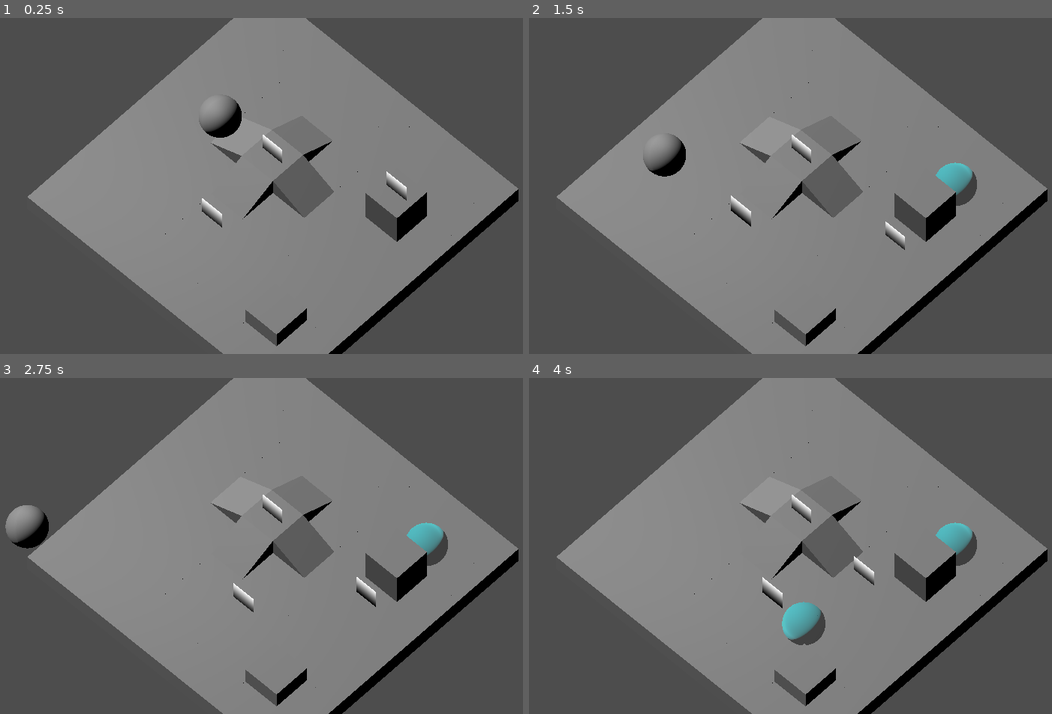
Above: before the commit, frames 1-4 (two rows, left to right).
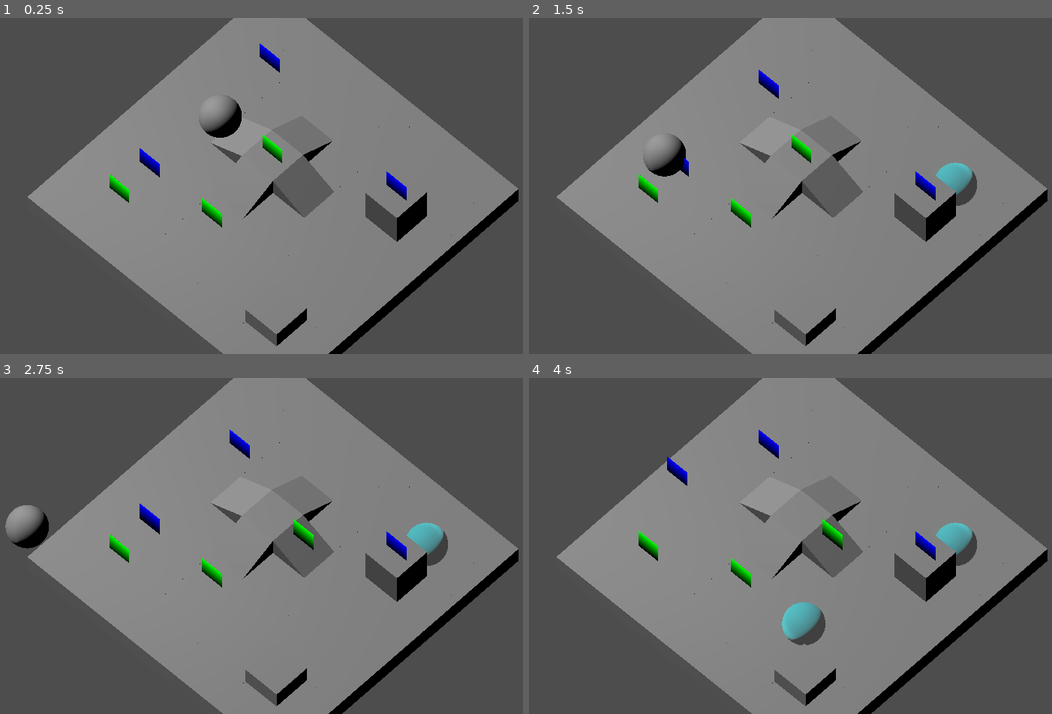
Above: after the commit, the same moments.

Repository: silverhammermba/ggj2025
Game: Godot game, scene res://game.tscn
Two runs of this game, one before a commit and one after it. Both use one fixed random seed, a clock stepped at 60 frames per second and the inputs below.
Inputs (mouse positions are in pixels of both pictures, inside the frame that each line leads up to):
- Up to frame 1 (0.25 s): no input
- Up to frame 2 (1.5 s): tap Enter (end_turn, bound only after the commit) at 0.5 s; move the mouse to (963, 169) at 0.52 s; hold D (move_right) 0.53-1.28 s; tap Right (next char) at 0.6 s; click (963, 169) at 0.67 s; tap Left (prev char) at 0.8, 1.35 s; move the mouse to (706, 202) at 1.27 s; hold S (move_down) from 1.28 s (still down)
- Up to frame 3 (2.75 s): tap Enter (end_turn, bound only after the commit) at 1.55, 2.1 s; move the mouse to (360, 472) at 2.02 s; release S (move_down) at 2.03 s; hold D (move_right) from 2.03 s (still down); tap Right (next char) at 2.3 s
- Up to frame 4 (4 s): move the mouse to (800, 613) at 2.77 s; release D (move_right) at 2.78 s; hold W (move_up) 2.78-3.53 s; tap Right (next char) at 2.85 s; click (800, 613) at 2.92 s; tap Left (prev char) at 3.05, 3.6 s; move the mouse to (1010, 596) at 3.52 s; hold A (move_left) from 3.53 s (still down); tap Enter (end_turn, bound only after the commit) at 3.8 s

The runs differ from the first frame. In frame 1, 0.9% of the frame differs, in the area x 20-78%, y 7-63%; in frame 2, 1.0%; in frame 3, 1.3%; in frame 4, 1.4%, in the area x 20-78%, y 15-69%.

Commit message:
add teams and turns

Diff:
--- a/bubble.gd
+++ b/bubble.gd
@@ -5,9 +5,6 @@
 func set_spawn(pos: Vector3i, grid: Map) -> void:
 	gridPos = pos
 	global_position = grid.map_to_global(gridPos)
-
-
-
 
 func _on_area_3d_body_entered(body: Node3D) -> void:
 	#if(body is Character):
--- a/character.gd
+++ b/character.gd
@@ -1,8 +1,22 @@
 class_name Character extends Node3D
 
 @onready var animation: AnimationPlayer = $CharacterBody3D/AnimationPlayer
+@onready var sprite: Sprite3D = $CharacterBody3D/Sprite3D
 var gridPos: Vector3i = Vector3.ZERO
-var bubbleVictim = false;
+var bubbleVictim = false
+
+@export var team := 0
+@export var max_actions := 1
+@export var max_moves := 3
+var actions := 0
+var moves := 0
+
+func _ready() -> void:
+	match team:
+		0:
+			sprite.modulate = Color.GREEN
+		1:
+			sprite.modulate = Color.BLUE
 
 func deselect() -> void:
 	animation.stop()
@@ -10,7 +24,25 @@
 func select() -> void:
 	animation.play("bob")
 
+func new_turn(currentTeam: int) -> void:
+	if team != currentTeam:
+		actions = 0
+		moves = 0
+		return
+	actions = max_actions
+	moves = max_moves
+
+func has_actions(currentTeam: int) -> bool:
+	if team != currentTeam:
+		return false
+	return actions > 0 or moves > 0
+
 func move(moveCoords: Vector3i, grid: Map) -> void:
+	if moves <= 0:
+		return
+
+	moves -= 1
+
 	var obstacle := grid.get_cell_item(moveCoords)
 
 	match obstacle:
--- a/game.gd
+++ b/game.gd
@@ -12,6 +12,7 @@
 var newRayCast := false
 var rayOrigin := Vector3.ZERO
 var rayEnd := Vector3.ZERO
+var currentTeam := 0
 
 # Called when the node enters the scene tree for the first time.
 func _ready() -> void:
@@ -20,25 +21,48 @@
 	for node in chars:
 		var ch: Character = node
 		characters.append(ch)
+		# give each character a free "move" to snap to the grid
+		ch.moves = 1
 		ch.move(gridMap.global_to_map(ch.position), gridMap)
+		ch.new_turn(currentTeam)
 
 # Called every frame. 'delta' is the elapsed time since the previous frame.
 func _process(_delta: float) -> void:
 	var prev_selection := selection
 
-	if Input.is_action_just_pressed("next char"):
-		selection += 1
-		if characters.size() > 0:
-			selection = selection % characters.size()
-		else:
-			selection = -1
+	var has_actions := false
+	for ch in characters:
+		if ch.has_actions(currentTeam):
+			has_actions = true
+			break
+	if !has_actions or Input.is_action_just_pressed("end_turn"):
+		new_turn()
+		# check again if new team has actions
+		has_actions = false
+		for ch in characters:
+			if ch.has_actions(currentTeam):
+				has_actions = true
+				break
+
+	if !has_actions:
+		# TODO: game over? this side has no playable characters
+		return
+
 	if Input.is_action_just_pressed("prev char"):
-		if selection >= 0:
-			selection -= 1
-			if selection < 0:
+		while true:
+			if selection >= 0:
+				selection -= 1
+				if selection < 0:
+					selection = characters.size() - 1
+			else:
 				selection = characters.size() - 1
-		else:
-			selection = characters.size() - 1
+			if characters[selection].has_actions(currentTeam):
+				break
+	elif Input.is_action_just_pressed("next char") or (selection >= 0 and characters[selection].team != currentTeam):
+		while true:
+			selection = (selection + 1) % characters.size()
+			if characters[selection].has_actions(currentTeam):
+				break
 
 	if selection != prev_selection:
 		if prev_selection >= 0:
@@ -80,8 +104,14 @@
 			# can't spawn a bubble directly on someone
 			return
 	var bubble: Bubble = bubbleScene.instantiate()
+	bubbles.append(bubble)
 	add_child(bubble)
 	bubble.set_spawn(pos, gridMap)
+
+func new_turn() -> void:
+	currentTeam = 1 - currentTeam
+	for ch in characters:
+		ch.new_turn(currentTeam)
 
 func _input(event: InputEvent) -> void:
 	var click := event as InputEventMouseButton
--- a/game.tscn
+++ b/game.tscn
@@ -35,3 +35,15 @@
 
 [node name="Character3" parent="." instance=ExtResource("3_jd6sq")]
 transform = Transform3D(1, 0, 0, 0, 1, 0, 0, 0, 1, 6.60702, 2.01158, 2.47807)
+team = 1
+
+[node name="Character4" parent="." instance=ExtResource("3_jd6sq")]
+transform = Transform3D(1, 0, 0, 0, 1, 0, 0, 0, 1, 1.56597, 0.934669, 6.72372)
+
+[node name="Character5" parent="." instance=ExtResource("3_jd6sq")]
+transform = Transform3D(1, 0, 0, 0, 1, 0, 0, 0, 1, 1.30976, 0.934669, 5.41484)
+team = 1
+
+[node name="Character6" parent="." instance=ExtResource("3_jd6sq")]
+transform = Transform3D(1, 0, 0, 0, 1, 0, 0, 0, 1, 1.26238, 0.934669, 1.4343)
+team = 1
--- a/project.godot
+++ b/project.godot
@@ -64,6 +64,11 @@
 "events": [Object(InputEventMouseButton,"resource_local_to_scene":false,"resource_name":"","device":-1,"window_id":0,"a …(258 unchanged characters)…
 ]
 }
+end_turn={
+"deadzone": 0.5,
+"events": [Object(InputEventKey,"resource_local_to_scene":false,"resource_name":"","device":-1,"window_id":0,"alt_pressed":false,"shift_pressed":false,"ctrl_pressed":false,"meta_pressed":false,"pressed":false,"keycode":0,"physical_keycode":4194309,"key_label":0,"unicode":0,"location":0,"echo":false,"script":null)
+]
+}
 
 [layer_names]
 
